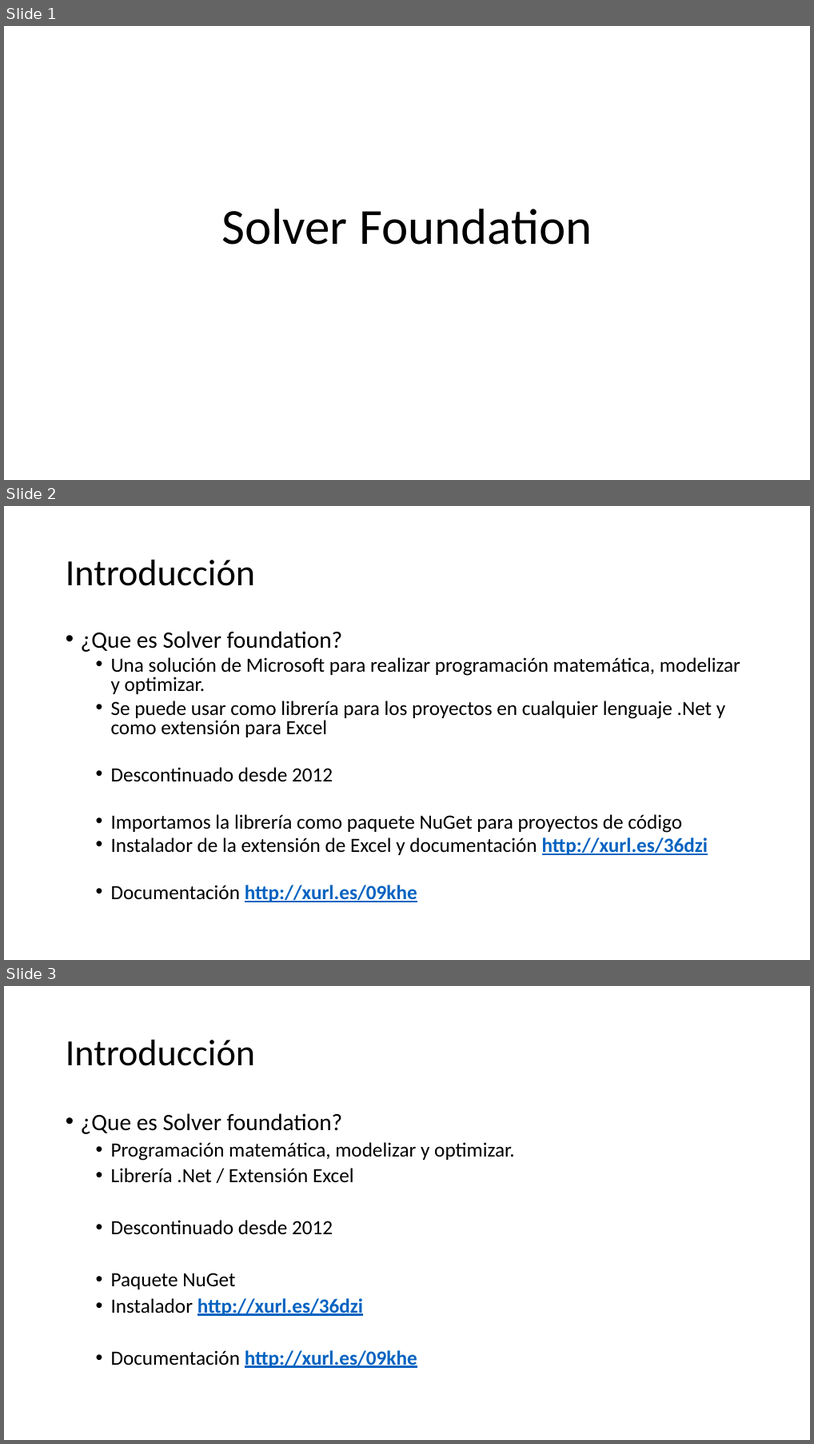
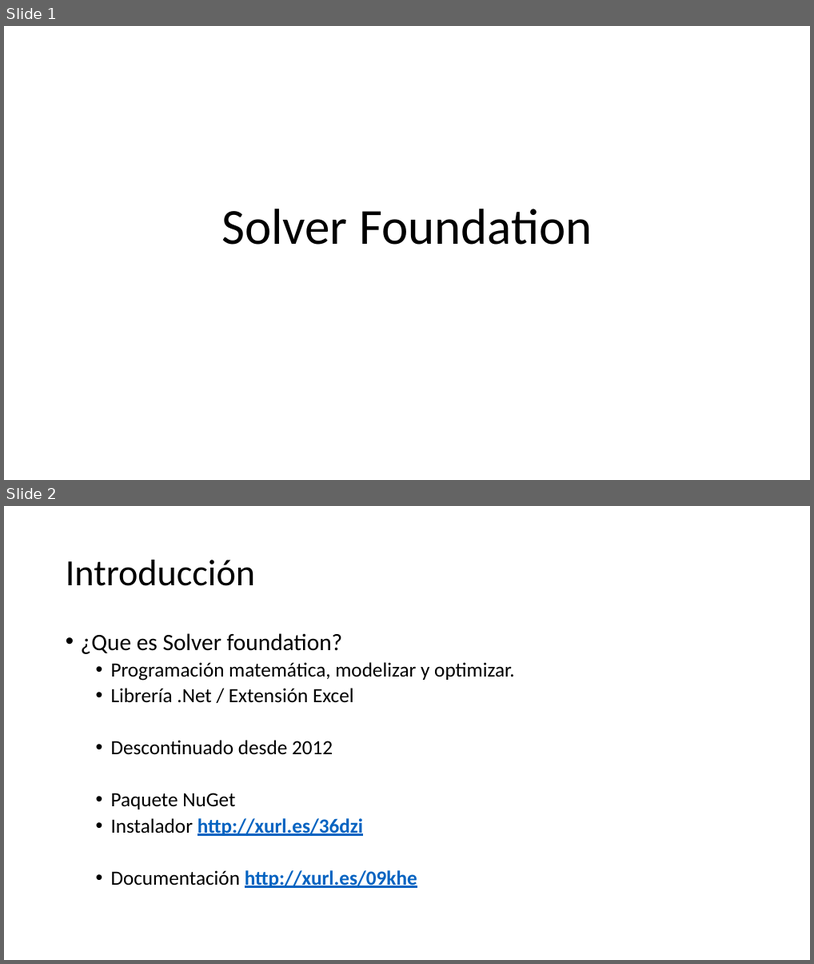
Before and after one commit to victordpc/ProgramacionRestricciones, a slide deck: Presentacion/Solver Foundation.pptx. Shown one above the other, each under a label of ours: slides 1, 2 and 3 before the commit, slides 1 and 2 after it. The pictures are 814x1444 and 814x964 pixels, drawn with LibreOffice and Linux fonts; fonts in the diff are those of the drawing. Boxes give left, top, right and bottom in pixels: in the first picture for what was removed or moved away, otherwise in the second. Text is boxed around its words. In the diff, an @@ line names an element or a change of style, - is before the commit and + after.

Commit message:
Contenido de la presentación

```diff
--- a/Presentacion/Solver Foundation.pptx
+++ b/Presentacion/Solver Foundation.pptx
@@ slide 2 removed at bbox=[4, 506, 810, 960], background #FFFFFF @@
@@ title removed at bbox=[66, 560, 255, 586] @@
-Introducción
@@ text removed at bbox=[81, 631, 741, 902] @@
-• ¿Que es Solver foundation?
-  • Una solución de Microsoft para realizar programación matemática, modelizar y optimizar.
-  • Se puede usar como librería para los proyectos en cualquier lenguaje .Net y como extensión para Excel
-  • Descontinuado desde 2012
-  • Importamos la librería como paquete NuGet para proyectos de código
-  • Instalador de la extensión de Excel y documentación http://xurl.es/36dzi
-  • Documentación http://xurl.es/09khe
@@ what was slide 3 is now slide 2 @@
```
